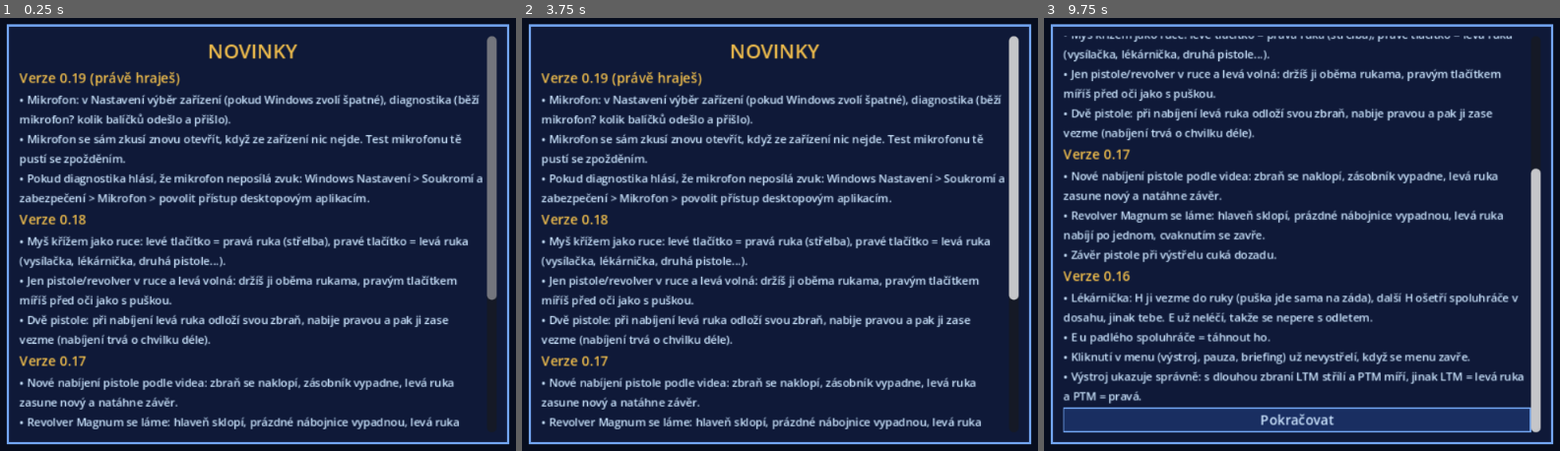
Above: before the commit, frames 1-3 (left to right).
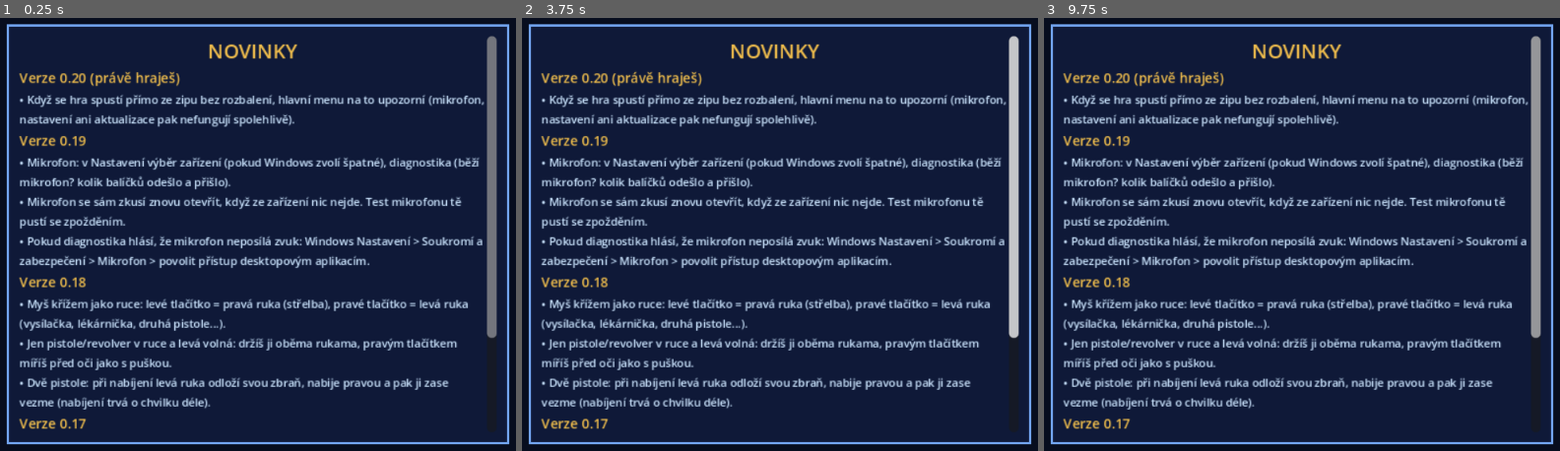
Above: after the commit, the same moments.

Repository: arielistelosbutch/Enemy-Beyond
Game: Godot game, scene res://scenes/Main.tscn
Same seed, same stepped clock (60 frames per second), same inputs: the game is played once before the commit and once after it.
Inputs (mouse positions are in pixels of both pictures, inside the frame that each line leads up to):
- Up to frame 1 (0.25 s): no input
- Up to frame 2 (3.75 s): tap Enter at 0.5, 2, 3.5 s; move the mouse to (955, 212) at 0.52 s; hold D (move_right) 0.53-1.25 s; hold E (use) 0.53-1.25 s; click (955, 212) at 0.67 s; tap Space (jump) at 0.77, 1.25, 2.75 s; drag from (620, 256) to (738, 325) at 1.27 s; move the mouse to (857, 139) at 2.02 s; hold D (move_right) 2.03-2.75 s; hold E (use) 2.03-2.75 s; tap 1 (belt1) at 2.1 s; drag from (738, 325) to (542, 169) at 2.77 s; move the mouse to (1017, 303) at 3.52 s; hold A (move_left) from 3.53 s (still down); hold E (use) from 3.53 s (still down); tap 3 (belt3) at 3.6 s
- Up to frame 3 (9.75 s): tap Space (jump) at 3.77, 4.25, 6.77 s; release A (move_left) at 4.25 s; release E (use) at 4.25 s; drag from (1064, 169) to (1183, 126) at 4.27 s; move the mouse to (1343, 234) at 5.02 s; hold S (move_back) 5.03-5.75 s; hold E (use) 5.03-5.75 s; tap C (crouch) at 5.1 s; click (1343, 234) at 5.17 s; drag from (1183, 126) to (1142, 256) at 5.77 s; move the mouse to (1477, 212) at 6.52 s; hold W (move_forward) 6.53-7.25 s; hold E (use) 6.53-7.25 s; tap T (flare) at 6.6 s; drag from (1142, 256) to (1260, 325) at 7.27 s; move the mouse to (1379, 139) at 8.02 s; hold S (move_back) 8.03-8.75 s; hold E (use) 8.03-8.75 s; tap G (grenade) at 8.1 s; drag from (1260, 325) to (1064, 169) at 8.77 s; move the mouse to (1539, 303) at 9.52 s; hold W (move_forward) from 9.53 s (still down); hold E (use) from 9.53 s (still down); tap V (melee) at 9.6 s; click (1539, 303) at 9.67 s

The runs differ from the first frame. In frame 1, 18% of the frame differs, in the area x 3-97%, y 12-95%; in frame 2, 18%; in frame 3, 31%, in the area x 3-97%, y 4-96%.

Commit message:
Enemy Beyond 0.20: upozornění při spuštění ze zipu
Co-Authored-By: Claude Opus 5.5 <noreply@anthropic.com>
Claude-Session: https://claude.ai/code/session_01EAk7UDZdciQuxvQV6RdKX6

Diff:
--- a/changelog.json
+++ b/changelog.json
@@ -1,4 +1,7 @@
 {
+ "0.20": [
+  "Když se hra spustí přímo ze zipu bez rozbalení, hlavní menu na to upozorní (mikrofon, nastavení ani aktualizace pak nefungují spolehlivě)."
+ ],
  "0.19": [
   "Mikrofon: v Nastavení výběr zařízení (pokud Windows zvolí špatné), diagnostika (běží mikrofon? kolik balíčků odešlo a přišlo).",
   "Mikrofon se sám zkusí znovu otevřít, když ze zařízení nic nejde. Test mikrofonu tě pustí se zpožděním.",
--- a/scripts/boot.gd
+++ b/scripts/boot.gd
@@ -8,7 +8,7 @@
 const UPDATE_PCK := "user://update.pck"
 const UPDATE_INFO := "user://update.json"
 ## The version built into this .exe (the update must be newer to be used).
-const BUILD_VERSION := "0.19"
+const BUILD_VERSION := "0.20"
 
 var update_version := ""
 
--- a/scripts/game.gd
+++ b/scripts/game.gd
@@ -2,8 +2,8 @@
 ## Enemy Beyond - global state: controls, the mercenary's profile, item rules,
 ## shared materials and sounds.
 
-const VERSION := "0.19 prototyp"
-const VERSION_NUM := "0.19"
+const VERSION := "0.20 prototyp"
+const VERSION_NUM := "0.20"
 
 # ---- items (like UFO: every item has weight; hands, belt and backpack hold them) ----
 const ITEMS := {
--- a/scripts/main_menu.gd
+++ b/scripts/main_menu.gd
@@ -168,6 +168,12 @@
 func _show_main(msg := "") -> void:
 	_panel("ENEMY BEYOND")
 	_label("Pocta UFO: Enemy Unknown  -  %s" % Game.VERSION, FRAME, 9).horizontal_alignment = HORIZONTAL_ALIGNMENT_CENTER
+	# started straight from the zip (Windows unpacks it into a temporary folder):
+	# settings, updates and the microphone may not work - say so
+	var exe := OS.get_executable_path().to_lower()
+	if not OS.has_feature("editor") and (exe.contains("\\temp\\") or exe.contains("/temp/") or exe.contains(".zip")):
+		var w := _label("Hra běží přímo ze zipu. Nejdřív zip rozbal (pravé tlačítko > Extrahovat vše) a spusť EnemyBeyond.exe z rozbalené složky, jinak nemusí fungovat mikrofon, nastavení ani aktualizace.", Color(1, 0.45, 0.35), 9)
+		w.custom_minimum_size = Vector2(300, 0)
 	_upd_label = _label("", ACCENT, 9)
 	_upd_label.horizontal_alignment = HORIZONTAL_ALIGNMENT_CENTER
 	_upd_label.custom_minimum_size = Vector2(300, 0)
--- a/update/version.json
+++ b/update/version.json
@@ -1 +1 @@
-{"version": "0.19", "min_build": "0.13", "pck": "https://raw.githubusercontent.com/arielistelosbutch/Enemy-Beyond/main/update/enemy_beyond_0.19.pck", "zip": "https://github.com/arielistelosbutch/Enemy-Beyond/raw/main/hratelny-test/EnemyBeyond-0.19-windows.zip"}
+{"version": "0.20", "min_build": "0.13", "pck": "https://raw.githubusercontent.com/arielistelosbutch/Enemy-Beyond/main/update/enemy_beyond_0.20.pck", "zip": "https://github.com/arielistelosbutch/Enemy-Beyond/raw/main/hratelny-test/EnemyBeyond-0.20-windows.zip"}
Not shown, removed: hratelny-test/EnemyBeyond-0.19-windows.zip
Not shown, added: hratelny-test/EnemyBeyond-0.20-windows.zip
Not shown, removed: update/enemy_beyond_0.19.pck
Not shown, added: update/enemy_beyond_0.20.pck
